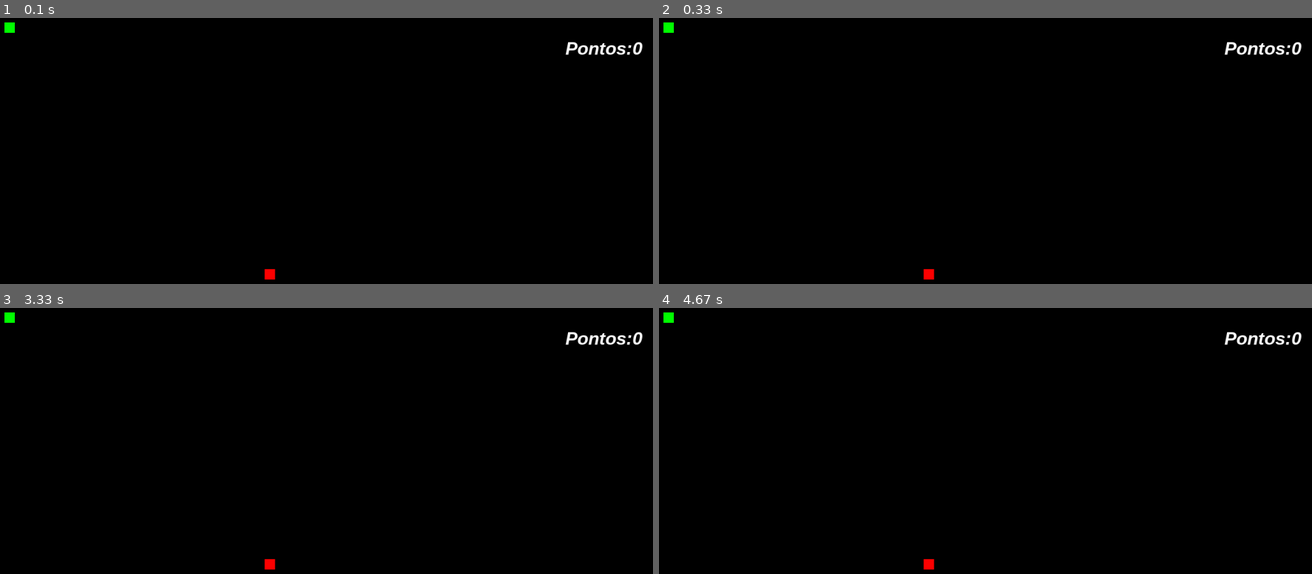
Above: before the commit, frames 1-4 (two rows, left to right).
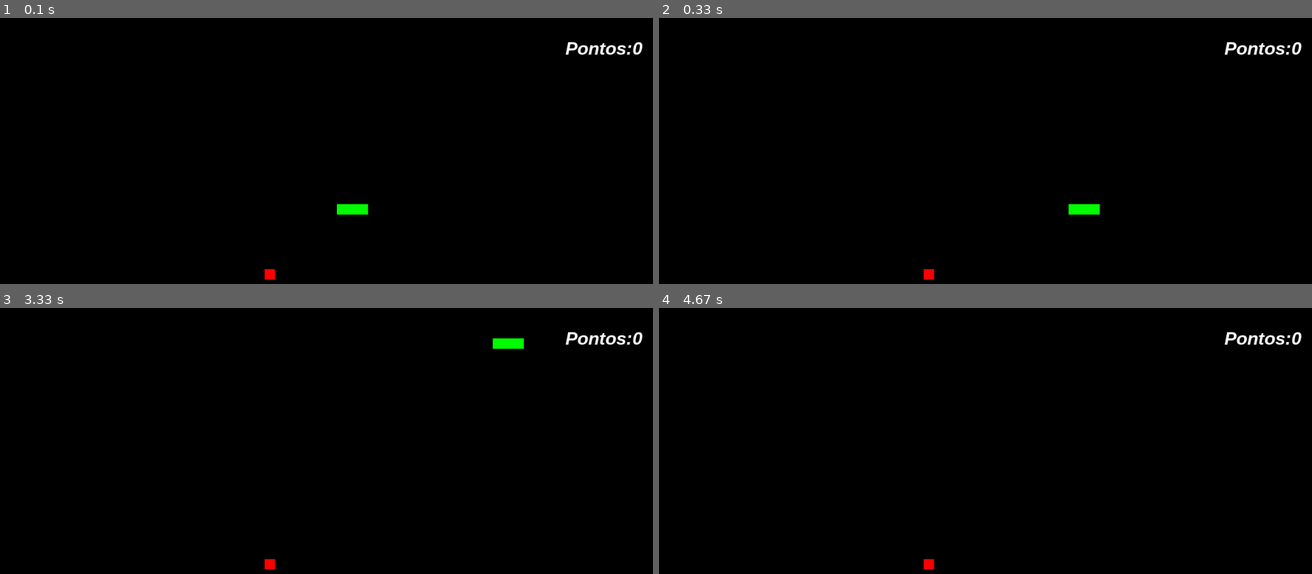
Above: after the commit, the same moments.

Repository: JulioNunesDev/Pygames
Game: pygame game, started from main.py
Same seed, same stepped clock (60 frames per second), same inputs: the game is played once before the commit and once after it.
Inputs:
- Up to frame 1 (0.1 s): no input
- Up to frame 2 (0.33 s): no input
- Up to frame 3 (3.33 s): tap Enter at 0.33 s; hold D 0.67-1.13 s; hold W 1.17-1.63 s; hold A 2.17-2.7 s; hold S 2.73-3.2 s; hold A from 3.23 s (still down)
- Up to frame 4 (4.67 s): release A at 3.63 s; hold W 3.67-4.03 s

The runs differ from the first frame. In frame 1, 0.3% of the frame differs, in the area x 0-57%, y 1-74%; in frame 2, 0.3%; in frame 3, 0.3%, in the area x 0-81%, y 1-16%; in frame 4, less than 0.1%.

Commit message:
fix: py pos x,y

Diff:
--- a/main.py
+++ b/main.py
@@ -24,13 +24,21 @@
 
 x_maca = randint(40, 1000)
 y_maca =  randint(60, 700)
+velocidade = 10
+x_controller = velocidade
+y_controller = 0
 
 tam_cobra_w = 20
 tam_cobra_h = 20
-cobra = pygame.Rect(10, 10, tam_cobra_w, tam_cobra_h)
-color = (255,0,0)
+
+x_cobra = int(largura/2)
+y_cobra = int(altura/2)
+
+color_maca = (255,0,0)
+color_cobra = (0,255,0)
 
 lista_cobra = []
+comprimento_inicial = 5
 def aumenta_cobra(lista_cobra):
     for XeY in lista_cobra:
         pygame.draw.rect(screen, (0,255,0), (XeY[0],XeY[1], 20, 20))
@@ -43,39 +51,56 @@
         if event.type == pygame.QUIT:
             pygame.quit()
             sys.exit()
+        if event.type == pygame.KEYDOWN:
+            if event.key == pygame.K_a:
+                if x_controller == velocidade:
+                    pass
+                else:
+                    x_controller = -velocidade
+                    y_controller = 0
+            elif event.key == pygame.K_d:
+                 if x_controller == -velocidade:
+                    pass
+                 else:
+                    x_controller = velocidade
+                    y_controller = 0
+            elif event.key == pygame.K_w:
+                if y_controller == velocidade:
+                    pass
+                else:
+                    y_controller = -velocidade
+                    x_controller = 0
+            elif event.key == pygame.K_s:
+                if y_controller == -velocidade:
+                    pass
+                else:
+                    y_controller = velocidade
+                    x_controller = 0
+
+    x_cobra += x_controller
+    y_cobra +=  y_controller
 
 
 
-    keys = pygame.key.get_pressed()
-
-    if keys[pygame.K_RIGHT]:
-        cobra.x += 20
-    elif keys[pygame.K_LEFT]:
-        cobra.x -= 20
-    elif keys[pygame.K_UP]:
-        cobra.y -= 20
-
-    elif keys[pygame.K_DOWN]:
-        cobra.y += 20
 
 
 
-    if cobra.y >= altura:
-        cobra.y = 0
+    screen.fill((0, 0, 0))
 
-
-    screen.fill((0, 0, 0))
-    pygame.draw.rect(screen, (0, 255 ,0), cobra)
-    maca = pygame.draw.rect(screen, color, (x_maca, y_maca, 20, 20))
+    cobra = pygame.draw.rect(screen, color_cobra, (x_cobra, y_cobra, tam_cobra_w, tam_cobra_h))
+    maca = pygame.draw.rect(screen, color_maca, (x_maca, y_maca, 20, 20))
     clock.tick(fps)
     screen.blit(texto_fomatado, (1090, 40))
 
+
+    if y_cobra >= altura:
+        y_cobra = 0
 
     if cobra.colliderect(maca):
         x_maca = randint(40, 1000)
         y_maca = randint(40, 700)
         pontos+=1
-        tam_cobra_w += 20
+        comprimento_inicial += 1
         barulho_colisao.play()
 
     lista_cabeca = []
@@ -83,6 +108,8 @@
     lista_cabeca.append(cobra.y)
 
     lista_cobra.append(lista_cabeca)
+    if len(lista_cobra) > comprimento_inicial:
+        del lista_cobra[0]
 
     aumenta_cobra(lista_cobra)
     pygame.display.update()
